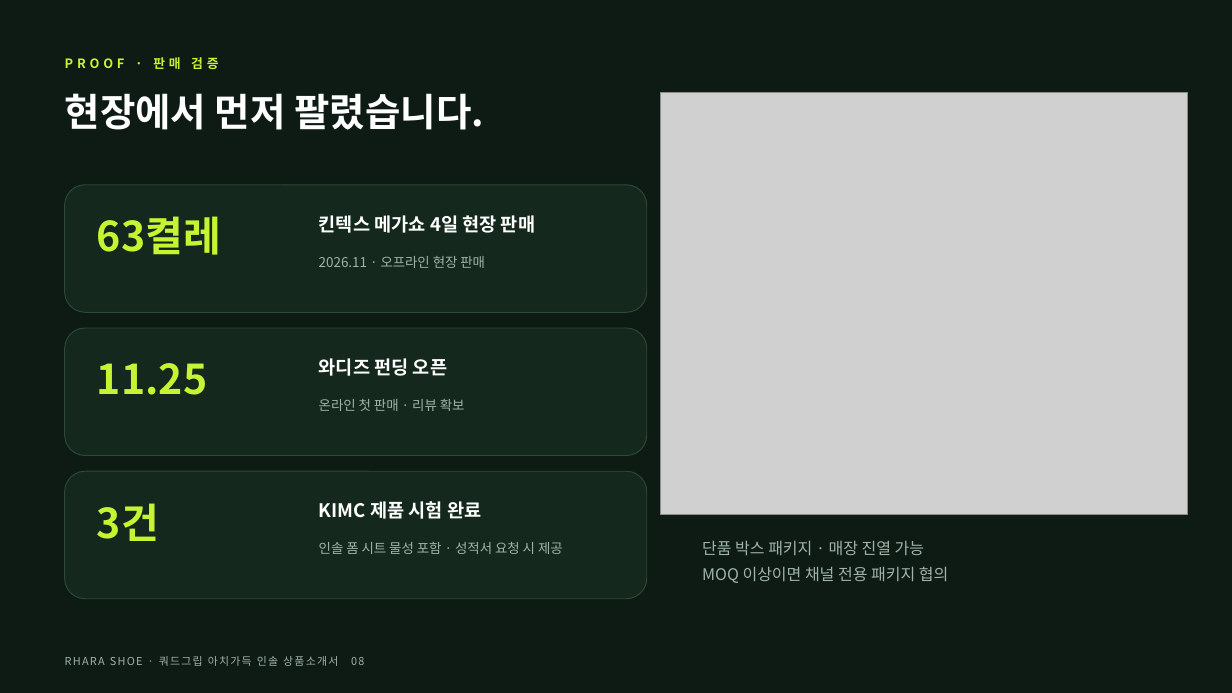
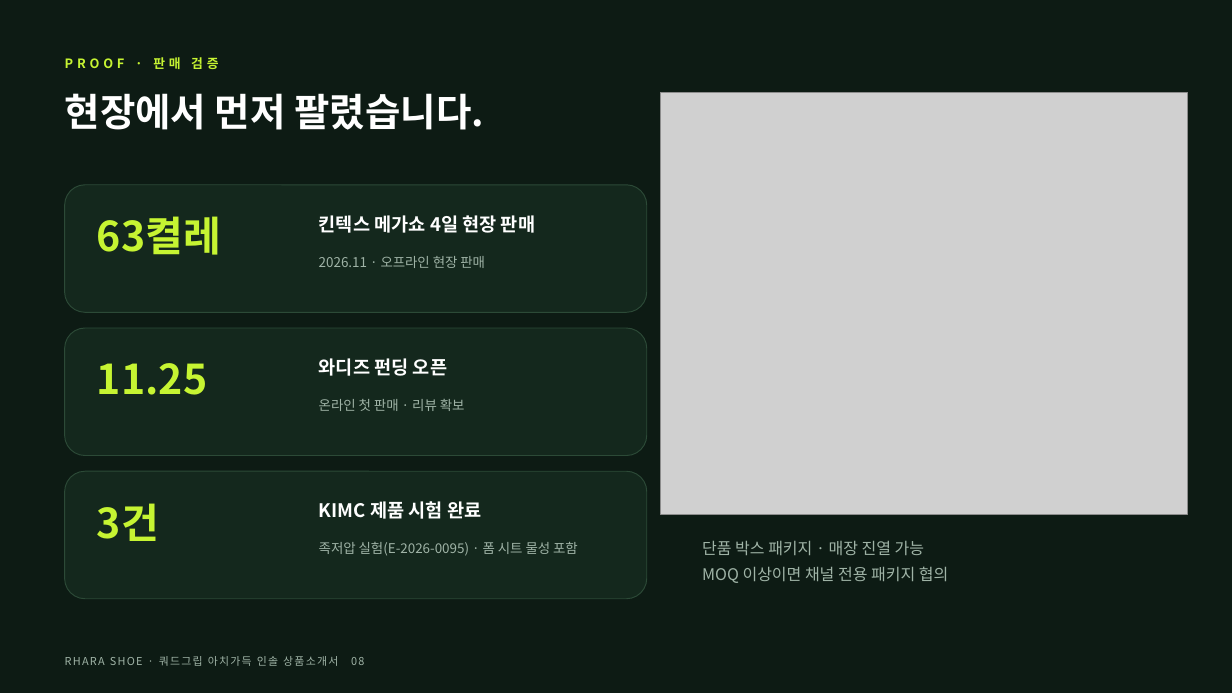
Before and after one commit to ydcompany89/harness-system, a slide deck: slide 8 of launch/rs/sales/insole-deck/RHARA_SHOE_아치가득인솔_상품소개서.pptx. Drawn at 1232x693 pixels with LibreOffice and Linux fonts; fonts in the diff are those of the drawing; grey boxes stand for pictures. Boxes give left, top, right and bottom in pixels: in the first picture for what was removed or moved away, otherwise in the second. Text is boxed around its words. In the diff, an @@ line names an element or a change of style, - is before the commit and + after.

```diff
--- a/launch/rs/sales/insole-deck/RHARA_SHOE_아치가득인솔_상품소개서.pptx
+++ b/launch/rs/sales/insole-deck/RHARA_SHOE_아치가득인솔_상품소개서.pptx
@@ text at <box>319,542,578,556</box>: text changed @@
-인솔 폼 시트 물성 포함 · 성적서 요청 시 제공
+족저압 실험(E-2026-0095) · 폼 시트 물성 포함
```
Also in this commit, not shown: 3 other slides changed, 26 other files.
